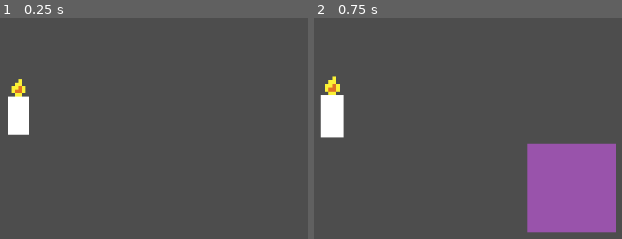
Above: before the commit, frames 1-2 (left to right).
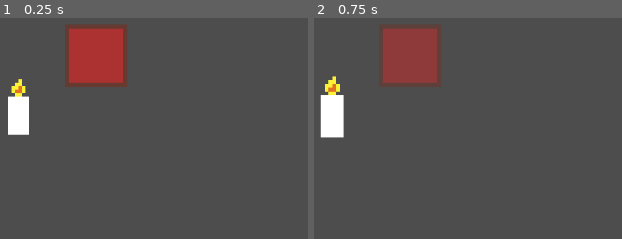
Above: after the commit, the same moments.

Repository: adrientremblay/ld55
Game: Godot game, scene res://scenes/main.tscn
The game is run twice, just before and just after one commit, with the same random seed, the same clock (stepped at 60 frames per second) and the same inputs.
Inputs (mouse positions are in pixels of both pictures, inside the frame that each line leads up to):
- Up to frame 1 (0.25 s): no input
- Up to frame 2 (0.75 s): tap Enter at 0.5 s; move the mouse to (332, 106) at 0.52 s; press the mouse at (332, 106) at 0.53 s

The runs differ from the first frame. In frame 1, 5.6% of the frame differs, in the area x 21-42%, y 3-32%; in frame 2, 16%, in the area x 22-99%, y 4-98%.

Commit message:
Make the platforms less opaque when something is being dragged

Diff:
--- a/scenes/main.tscn
+++ b/scenes/main.tscn
@@ -6,7 +6,7 @@
 [node name="Node2D" type="Node2D"]
 
 [node name="Platform" parent="." instance=ExtResource("1_f5icy")]
-position = Vector2(598, 293)
+position = Vector2(365, 102)
 
 [node name="object" parent="." instance=ExtResource("2_5ocog")]
 position = Vector2(253, 176)
--- a/scenes/platform.tscn
+++ b/scenes/platform.tscn
@@ -1,18 +1,22 @@
-[gd_scene load_steps=3 format=3 uid="uid://ci3or73yh7txj"]
+[gd_scene load_steps=4 format=3 uid="uid://ci3or73yh7txj"]
 
 [ext_resource type="Script" path="res://scripts/platform.gd" id="1_qj7ba"]
+[ext_resource type="Texture2D" uid="uid://bc4ihmhdd26l8" path="res://assets/images/platform.png" id="2_kfqps"]
 
 [sub_resource type="RectangleShape2D" id="RectangleShape2D_hbi1v"]
 size = Vector2(128, 128)
 
 [node name="Platform" type="StaticBody2D" groups=["droppable"]]
+z_index = -1
+scale = Vector2(0.7, 0.7)
 script = ExtResource("1_qj7ba")
 
 [node name="CollisionShape2D" type="CollisionShape2D" parent="."]
 shape = SubResource("RectangleShape2D_hbi1v")
 
-[node name="ColorRect" type="ColorRect" parent="."]
+[node name="TextureRect" type="TextureRect" parent="."]
 offset_left = -64.0
 offset_top = -64.0
 offset_right = 64.0
 offset_bottom = 64.0
+texture = ExtResource("2_kfqps")
--- a/scripts/platform.gd
+++ b/scripts/platform.gd
@@ -3,11 +3,11 @@
 
 # Called when the node enters the scene tree for the first time.
 func _ready() -> void:
-	modulate = Color(Color.MEDIUM_ORCHID, 0.7)
+	return
 
 # Called every frame. 'delta' is the elapsed time since the previous frame.
 func _process(delta: float) -> void:
 	if Dragging.is_dragging:
-		visible = true
+		modulate = Color(Color.WHITE, 0.7)
 	else:
-		visible = false
+		modulate = Color(Color.WHITE, 1.0)
Binary file added: assets/images/platform.png
Not shown, added: assets/images/platform.png.import
